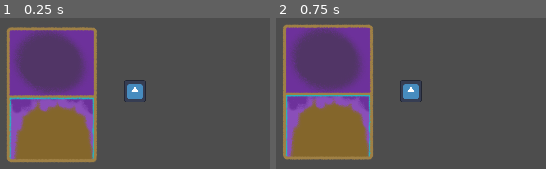
Above: before the commit, frames 1-2 (left to right).
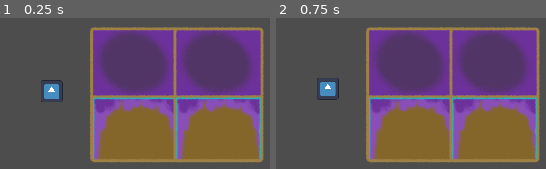
Above: after the commit, the same moments.

Repository: LuisLasbelin/LudumDare55
Game: Godot game, scene res://scenes/game_screen.tscn
Same seed, same stepped clock (60 frames per second), same inputs: the game is played once before the commit and once after it. The engine's default icon, where the game draws it, is replaced by a stand-in: a white triangle on a blue panel in a dark square.
Inputs (mouse positions are in pixels of both pictures, inside the frame that each line leads up to):
- Up to frame 1 (0.25 s): no input
- Up to frame 2 (0.75 s): tap Enter at 0.5 s; move the mouse to (327, 93) at 0.52 s; press the mouse at (327, 93) at 0.53 s

The runs differ from the first frame. In frame 1, 85% of the frame differs, in the area x 2-98%, y 5-97%; in frame 2, 85%, in the area x 2-98%, y 3-97%.

Commit message:
FEAT: shuffle deck and draw starting hand

Diff:
--- a/scripts/Hand.gd
+++ b/scripts/Hand.gd
@@ -6,15 +6,6 @@
 
 func _ready():
 	GameState.drawn_card.connect(draw_card)
-
-
-func draw_initial_hand():
-	for card in GameState.cards_in_hand:
-		# Create a new card and add it to the hand
-		var card_instance = card_template.instantiate()
-		card_instance.card_data = card
-		self.add_child(card_instance)
-		update_hand()
 
 
 # Called when signal draw card goes on
--- a/scripts/StartGame.gd
+++ b/scripts/StartGame.gd
@@ -3,4 +3,7 @@
 
 # Called when the node enters the scene tree for the first time.
 func _ready():
-	$Hand.draw_initial_hand()
+	GameState.shuffle_deck()
+	GameState.draw_card()
+	GameState.draw_card()
+	GameState.draw_card()
--- a/scripts/autoload/AL_GameState.gd
+++ b/scripts/autoload/AL_GameState.gd
@@ -4,8 +4,6 @@
 @export var current_mana : int = 0
 @export var cards_in_discard : Array[CardData] = []
 @export var cards_in_hand : Array[CardData] = [
-	load("res://assets/cards/sacrifice/Sacrifice.tres"),
-	load("res://assets/cards/summon_green_slime/SummonGreenSlime.tres")
 ]
 @export var cards_in_deck : Array[CardData] = [
 	load("res://assets/cards/sacrifice/Sacrifice.tres"),
@@ -22,6 +20,11 @@
 	cards_in_deck.pop_at(0)
 
 
+func shuffle_deck():
+	randomize()
+	cards_in_deck.shuffle()
+
+
 func discard(card : CardData):
 	cards_in_discard.append(cards_in_hand[cards_in_hand.find(card)])
 	cards_in_hand.erase(card)
